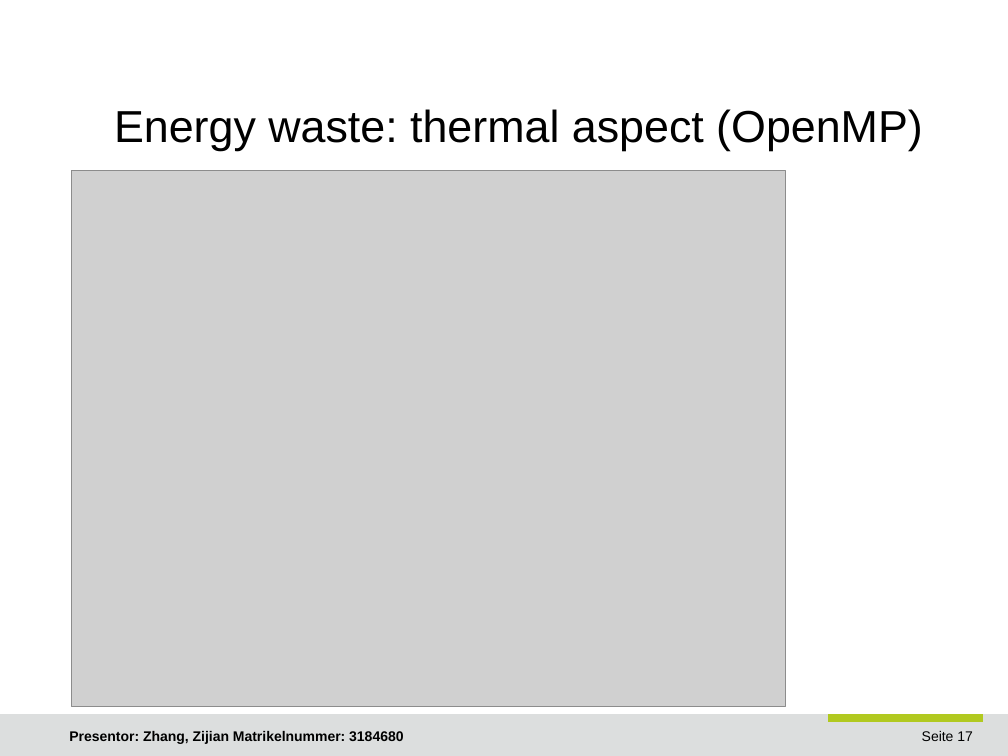
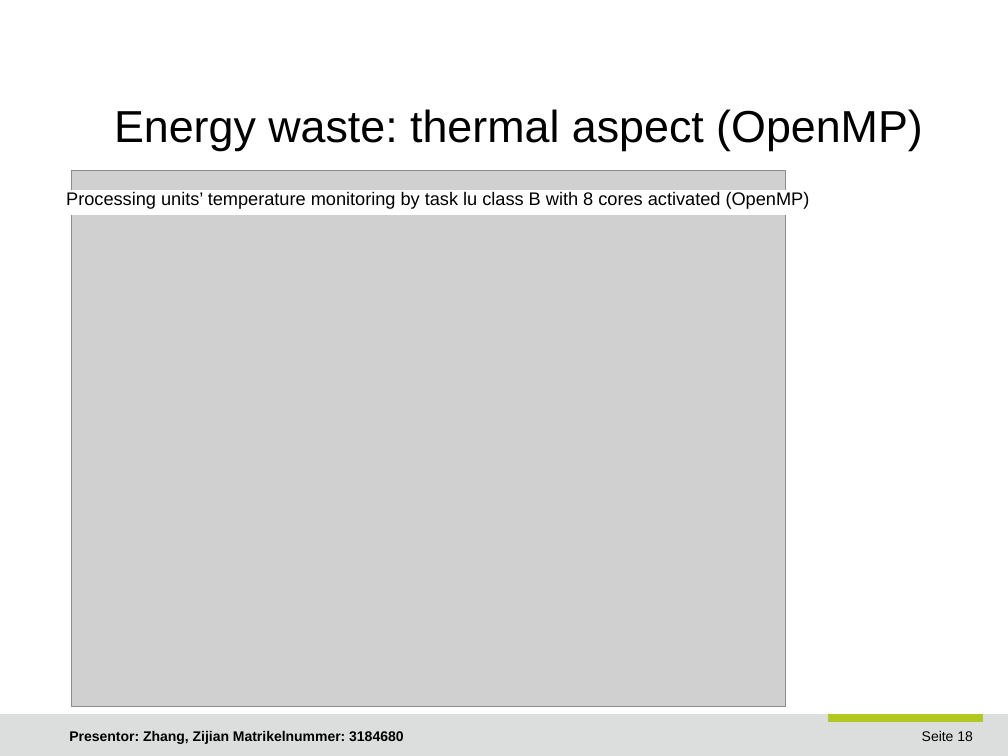
Before and after one commit to JoshuaGhost/hpc_data, a slide deck: slide 18 of presentation/Zhang_Zijian_HPC.odp (slide 17 before the commit). Drawn at 1008x756 pixels with LibreOffice and Linux fonts; fonts in the diff are those of the drawing; grey boxes stand for pictures; background and template pictures are left out. Boxes give left, top, right and bottom in pixels: in the first picture for what was removed or moved away, otherwise in the second. Text is boxed around its words. In the diff, an @@ line names an element or a change of style, - is before the commit and + after.

```diff
--- a/presentation/Zhang_Zijian_HPC.odp
+++ b/presentation/Zhang_Zijian_HPC.odp
@@ text added at [66,191,810,209], 13 pt, text #000000 @@
+Processing units’ temperature monitoring by task lu class B with 8 cores activated (OpenMP)
@@ rectangle added at [72,191,809,215], fill #FFFFFF, outline #FFFFFF 0 pt @@
@@ page number at [922,731,973,741]: text changed @@
-Seite 17
+Seite 18
```
Also in this commit, not shown: 5 other slides changed, 2 slides added, 14 other files.
